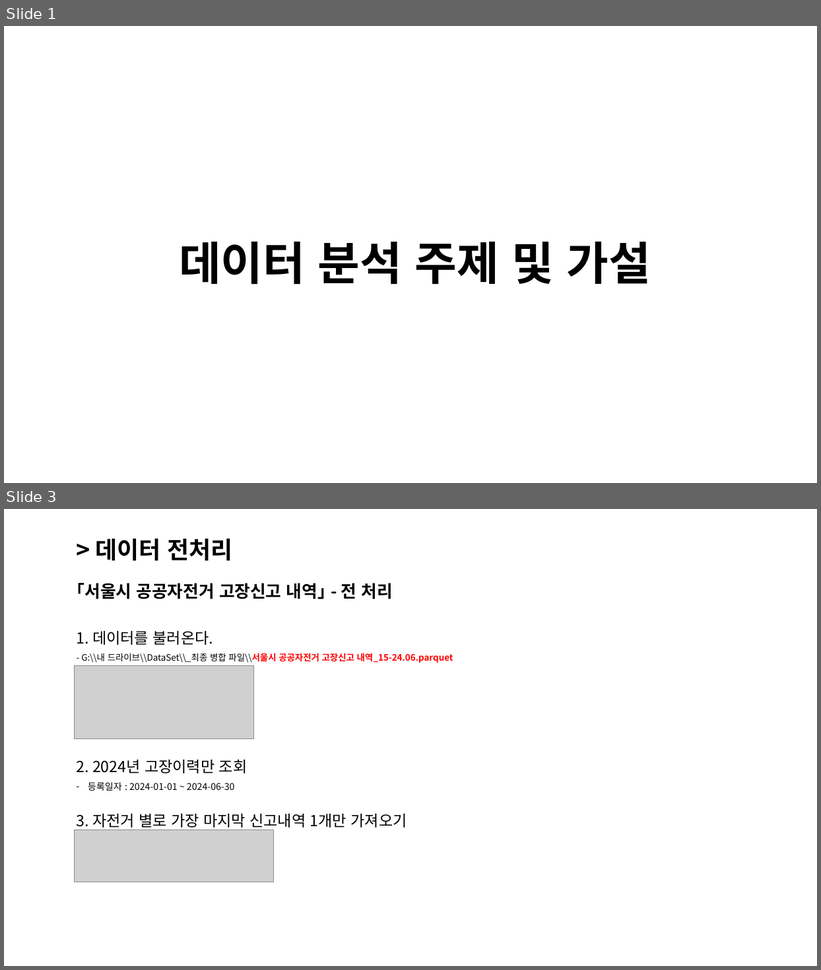
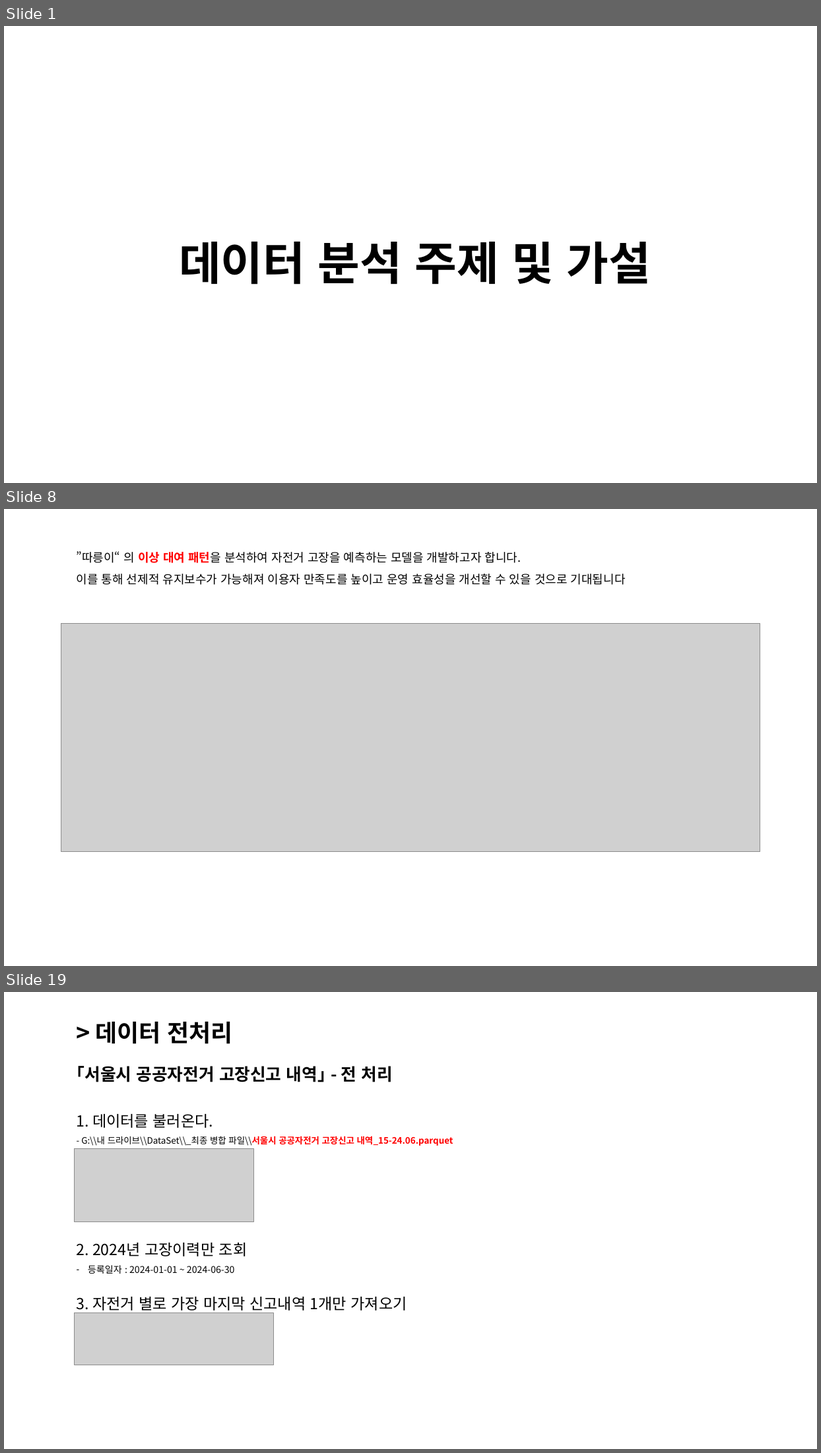
Before and after one commit to YawnsDuzin/Ekfmddl, a slide deck: Source_두진/_DATA_EDA/_고장자전거_대여패턴예측/고장자전거_대여패턴예측 정리_20241108.pptx. Shown one above the other, each under a label of ours: slides 1 and 3 before the commit, slides 1, 8 and 19 after it; the slides between them are not shown. The pictures are 821x970 and 821x1453 pixels, drawn with LibreOffice and Linux fonts; fonts in the diff are those of the drawing; grey boxes stand for pictures. Boxes give left, top, right and bottom in pixels: in the first picture for what was removed or moved away, otherwise in the second. Text is boxed around its words. In the diff, an @@ line names an element or a change of style, - is before the commit and + after.

```diff
--- a/Source_두진/_DATA_EDA/_고장자전거_대여패턴예측/고장자전거_대여패턴예측 정리_20241108.pptx
+++ b/Source_두진/_DATA_EDA/_고장자전거_대여패턴예측/고장자전거_대여패턴예측 정리_20241108.pptx
@@ slide 8 added at <box>4,509,817,966</box>, background #FFFFFF @@
@@ text added at <box>77,551,626,585</box>, 14 pt, text #000000 @@
+”따릉이“ 의 이상 대여 패턴을 분석하여 자전거 고장을 예측하는 모델을 개발하고자 합니다.
+이를 통해 선제적 유지보수가 가능해져 이용자 만족도를 높이고 운영 효율성을 개선할 수 있을 것으로 기대됩니다
@@ picture added at <box>61,624,760,852</box> @@
@@ what was slide 3 is now slide 19 @@
```
Also in this commit, not shown: 1 slide changed, 15 other slides added, 4 other files.
